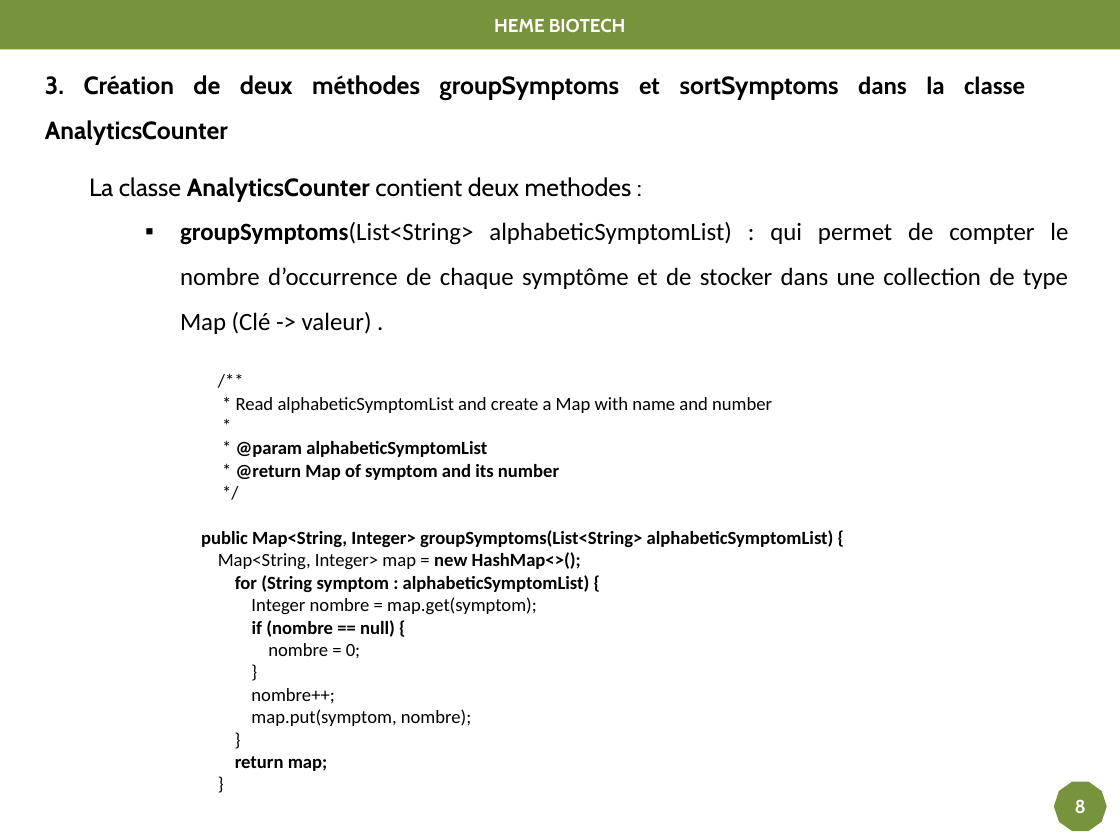
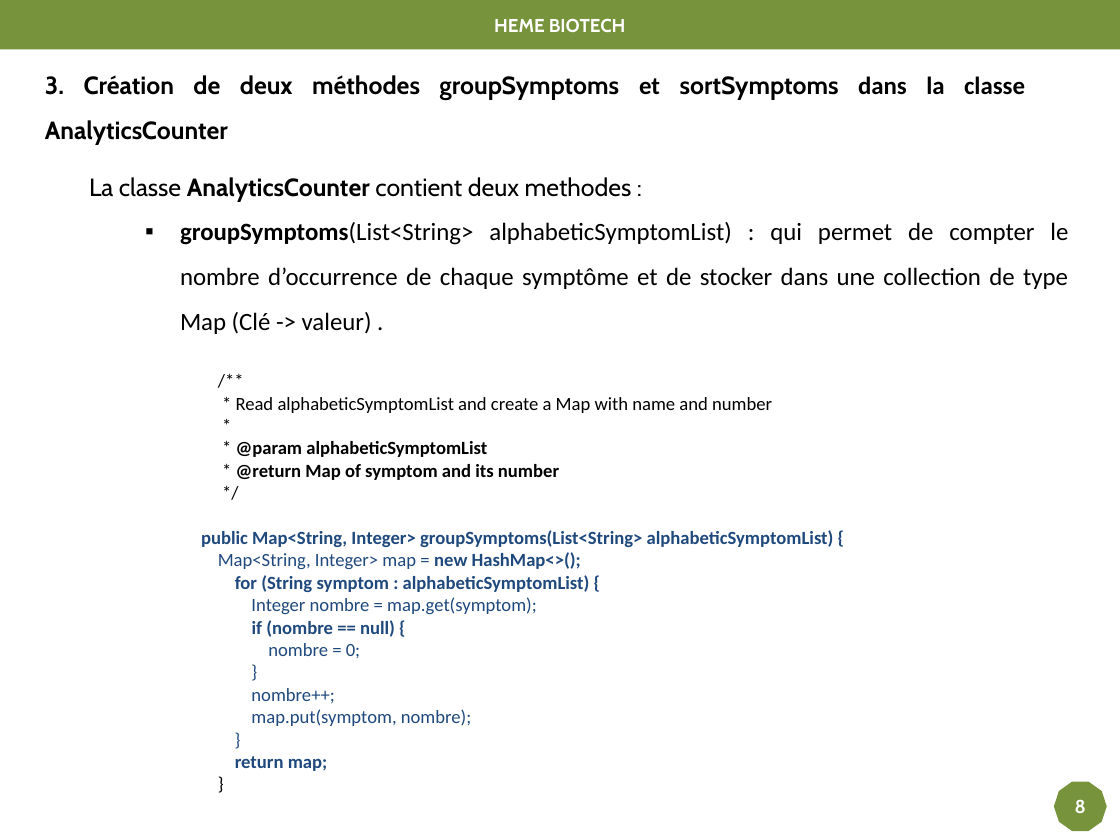
Before and after one commit to bende47/Project_DA_Java_EN_Come_to_the_Rescue_of_a_Java_Application, a slide deck: slide 10 of Projet P2.pptx. Drawn at 1120x840 pixels with LibreOffice and Linux fonts; fonts in the diff are those of the drawing. Boxes give left, top, right and bottom in pixels: in the first picture for what was removed or moved away, otherwise in the second. Text is boxed around its words. In the diff, an @@ line names an element or a change of style, - is before the commit and + after.

```diff
--- a/Projet P2.pptx
+++ b/Projet P2.pptx
@@ text at <box>201,530,834,771</box>: text colour #000000 to #1F497D in "public Map<String, Integer> groupSymptoms(List<String> alpha ...", "Map<String, Integer> map = new HashMap<>();", "for (String symptom : alphabeticSymptomList) {", "Integer nombre = map.get(symptom);" and 7 more places @@
```
Also in this commit, not shown: 7 other slides changed.
